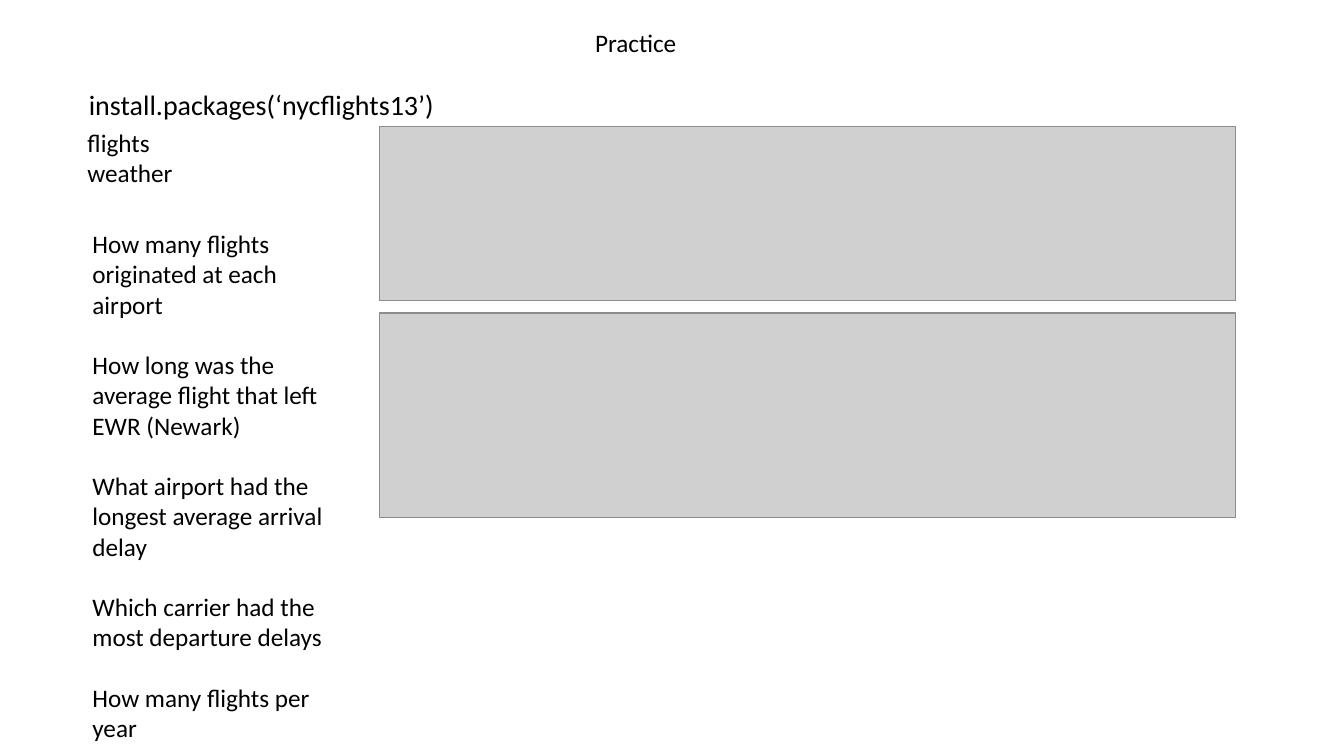
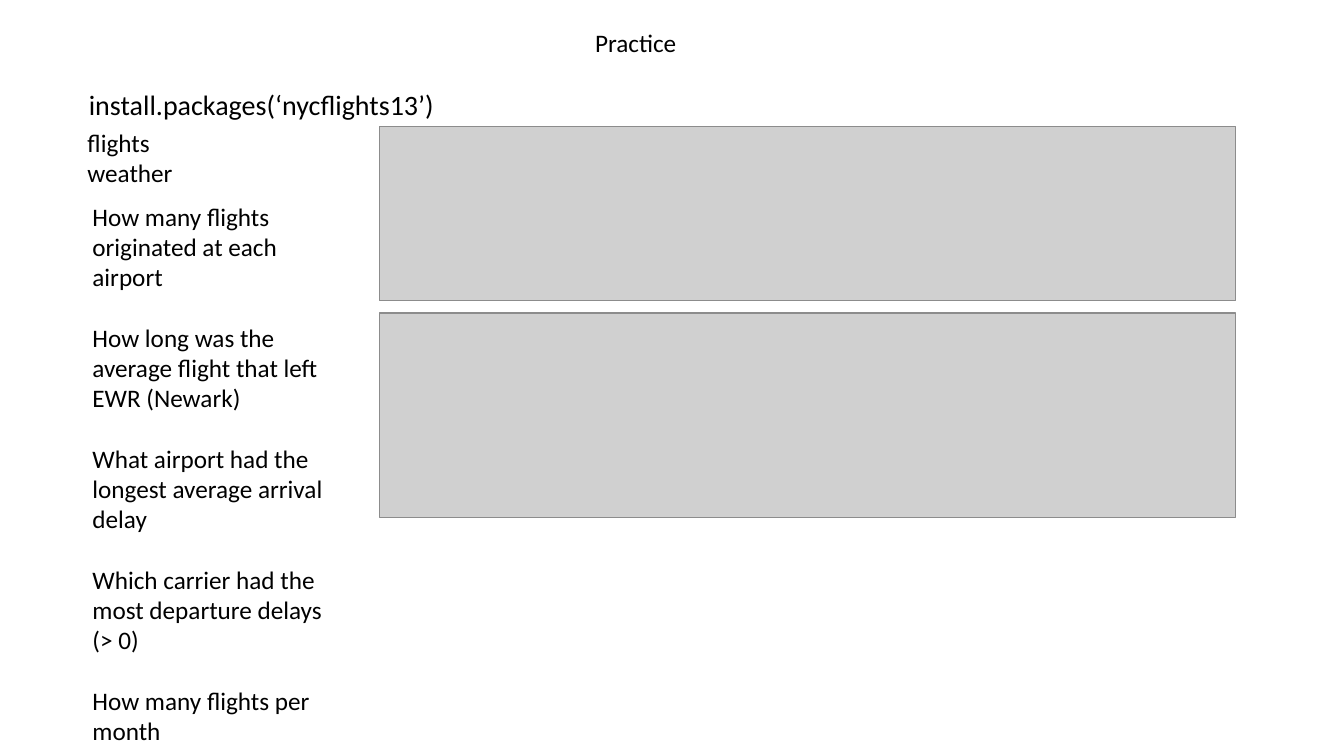
Before and after one commit to jraab/GNET749_RNAseq, a slide deck: slide 3 of lectures/2023_GNET749_Lecture2.pptx. Drawn at 1344x756 pixels with LibreOffice and Linux fonts; fonts in the diff are those of the drawing; grey boxes stand for pictures. Boxes give left, top, right and bottom in pixels: in the first picture for what was removed or moved away, otherwise in the second. Text is boxed around its words. In the diff, an @@ line names an element or a change of style, - is before the commit and + after.

```diff
--- a/lectures/2023_GNET749_Lecture2.pptx
+++ b/lectures/2023_GNET749_Lecture2.pptx
@@ text "How many flights originated at ...": place and size @@
-text "How many flights originated at ..." at <box>92,235,322,741</box>
+text "How many flights originated at ..." at <box>92,208,322,740</box>
@@ text at <box>92,571,322,740</box>: text changed @@
-Which carrier had the most departure delays
-How many flights per year
+Which carrier had the most departure delays (> 0)
+How many flights per month
```
Also in this commit, not shown: 3 other slides changed, 3 slides added, 1 slide removed, 7 other files.
